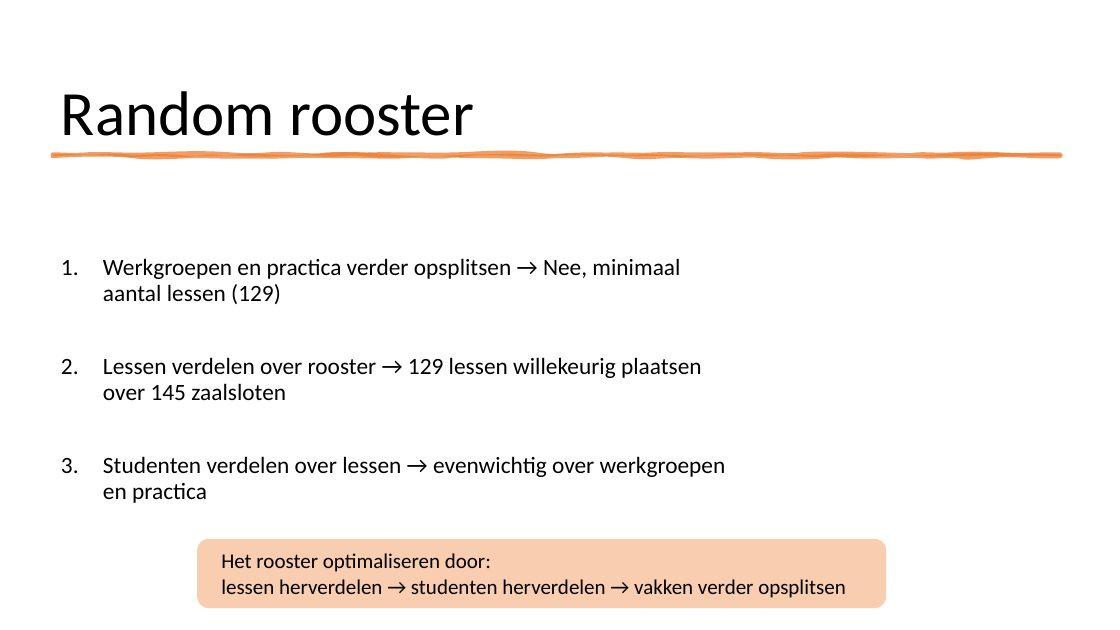
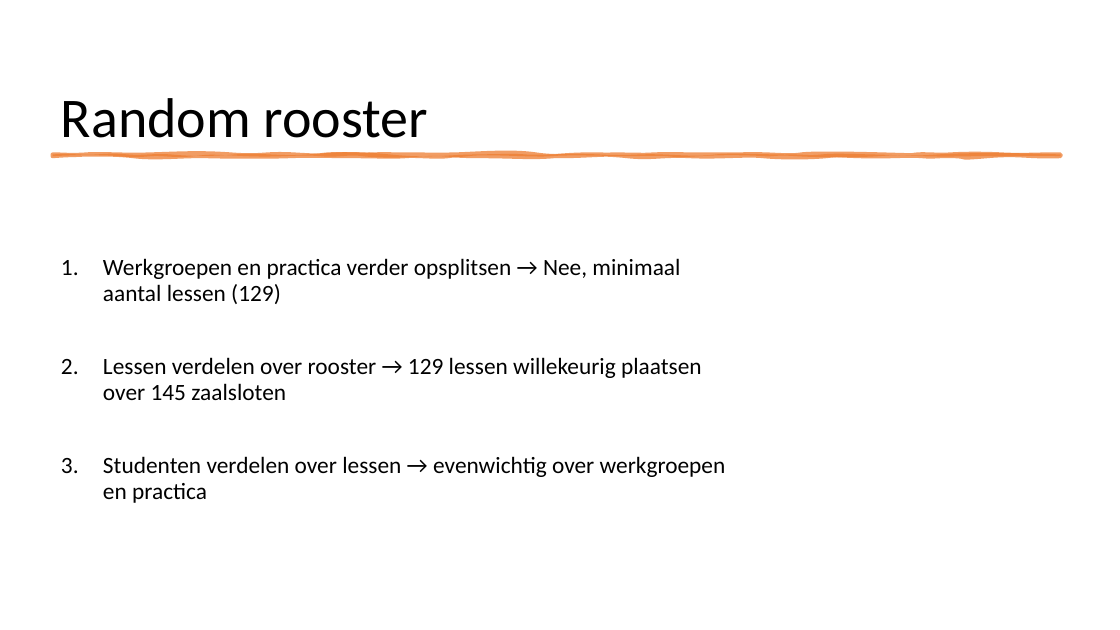
Before and after one commit to NinaAlblasMinorAI/RoosterRulers, a slide deck: slide 7 of doc/Presentatie.pptx. Drawn at 1120x630 pixels with LibreOffice and Linux fonts; fonts in the diff are those of the drawing. Boxes give left, top, right and bottom in pixels: in the first picture for what was removed or moved away, otherwise in the second. Text is boxed around its words. In the diff, an @@ line names an element or a change of style, - is before the commit and + after.

```diff
--- a/doc/Presentatie.pptx
+++ b/doc/Presentatie.pptx
@@ title "Random rooster" at [61, 98, 428, 138]: size 54 to 48 pt @@
@@ rounded rectangle removed at [197, 539, 886, 607] @@
@@ text removed at [221, 553, 846, 598] @@
-Het rooster optimaliseren door:
-lessen herverdelen → studenten herverdelen → vakken verder opsplitsen
```
Also in this commit, not shown: 14 other slides changed.
